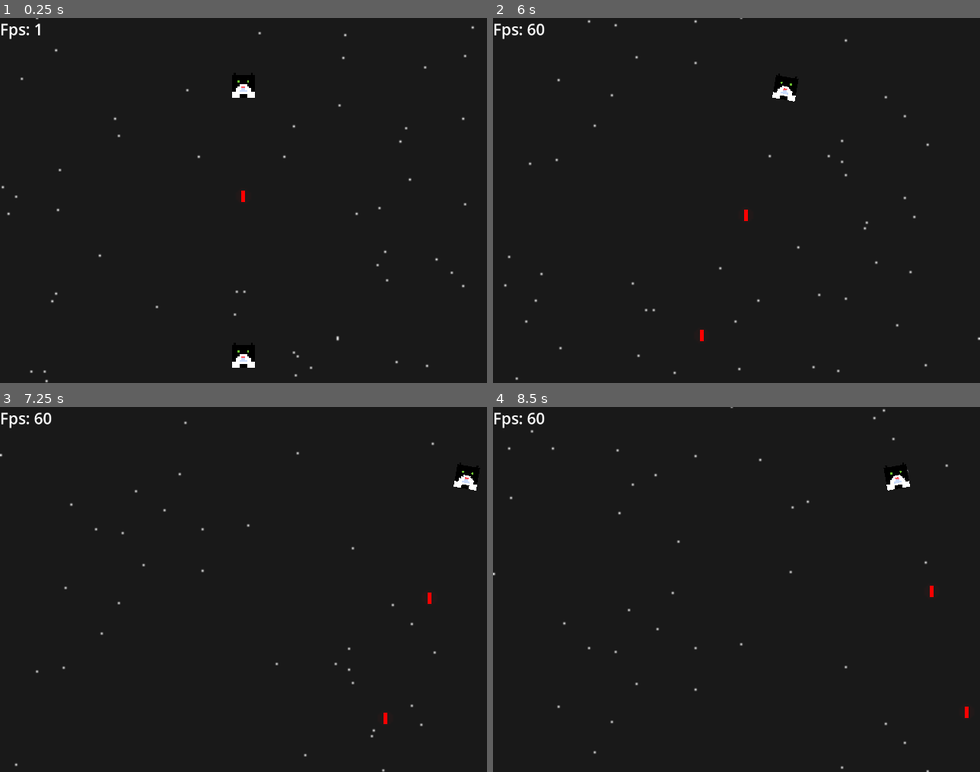
Above: before the commit, frames 1-4 (two rows, left to right).
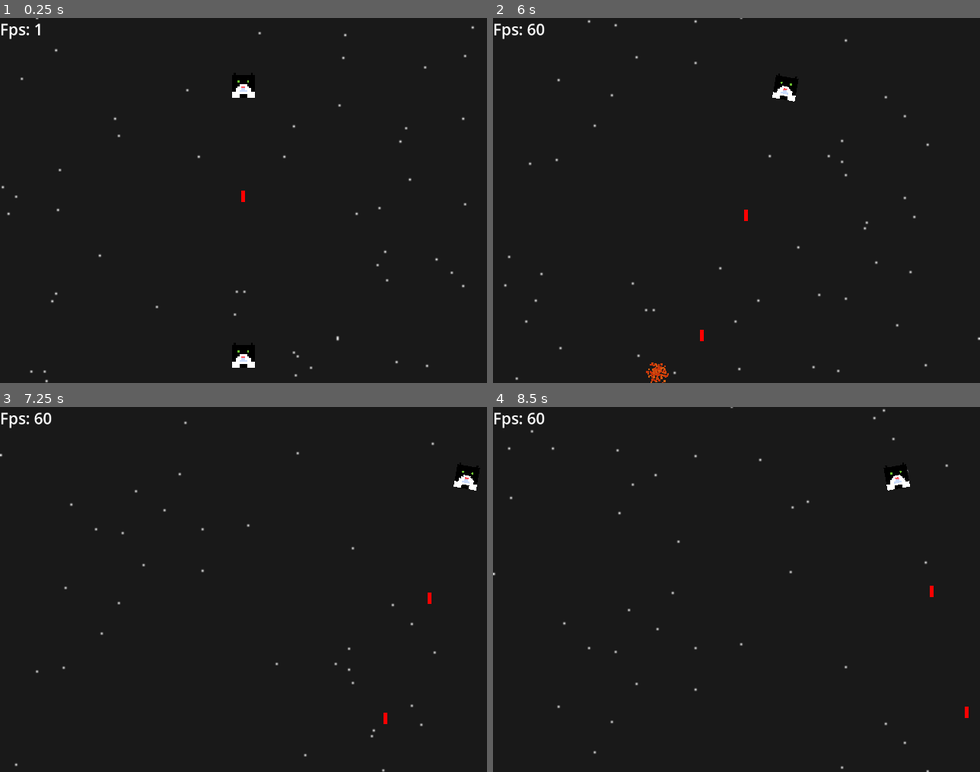
Above: after the commit, the same moments.

Repository: mrborghini/cat-game
Game: Godot game, scene res://Scenes/main.tscn
Two runs of this game, one before a commit and one after it. Both use one fixed random seed, a clock stepped at 60 frames per second and the inputs below.
Inputs (mouse positions are in pixels of both pictures, inside the frame that each line leads up to):
- Up to frame 1 (0.25 s): no input
- Up to frame 2 (6 s): move the mouse to (595, 87) at 0.52 s; hold D (right) 0.53-1.28 s; click (595, 87) at 0.6 s; move the mouse to (639, 218) at 1.27 s; hold A (left) 1.28-2.03 s; click (639, 218) at 1.35 s; move the mouse to (785, 120) at 2.02 s; hold D (right) 2.03-3.53 s; click (785, 120) at 2.1 s; move the mouse to (712, 273) at 2.77 s; click (712, 273) at 2.85 s; move the mouse to (882, 255) at 3.52 s; hold A (left) 3.53-5.78 s; click (882, 255) at 3.6 s; move the mouse to (590, 145) at 4.27 s; click (590, 145) at 4.35 s; move the mouse to (760, 200) at 5.02 s; click (760, 200) at 5.1 s; move the mouse to (663, 109) at 5.77 s; hold D (right) from 5.78 s (still down); click (663, 109) at 5.85 s
- Up to frame 3 (7.25 s): keep holding D (right); move the mouse to (350, 571) at 6.52 s; click (350, 571) at 6.6 s
- Up to frame 4 (8.5 s): move the mouse to (639, 607) at 7.27 s; click (639, 607) at 7.35 s; move the mouse to (785, 509) at 8.02 s; release D (right) at 8.03 s; hold A (left) from 8.03 s (still down); click (785, 509) at 8.1 s

The runs differ from the first frame. In frame 2, 0.1% of the frame differs, in the area x 31-37%, y 94-100%; in frame 3, less than 0.1%; in frame 4, less than 0.1%.

Commit message:
Added explosions

Diff:
--- a/Scenes/projectile.tscn
+++ b/Scenes/projectile.tscn
@@ -1,6 +1,5 @@
-[gd_scene load_steps=6 format=3 uid="uid://cur4rfo3fk6s5"]
+[gd_scene load_steps=5 format=3 uid="uid://cur4rfo3fk6s5"]
 
-[ext_resource type="Texture2D" uid="uid://bcy1wxv0rmbf3" path="res://sprites/fireball.png" id="1_cxcn1"]
 [ext_resource type="Script" path="res://Scripts/projectile.gd" id="1_rlpqv"]
 [ext_resource type="Texture2D" uid="uid://con1je02kaeeo" path="res://sprites/bullet.png" id="2_klm64"]
 
@@ -23,20 +22,17 @@
 position = Vector2(0, -1.84)
 texture = ExtResource("2_klm64")
 
-[node name="PointLight2D" type="PointLight2D" parent="."]
-color = Color(0.333311, 3.76021e-07, 7.21961e-08, 1)
-texture = ExtResource("1_cxcn1")
-
 [node name="Explosion" type="CPUParticles2D" parent="."]
 emitting = false
 amount = 100
 one_shot = true
-explosiveness = 0.3
-randomness = 1.0
+explosiveness = 1.0
+randomness = 0.19
+lifetime_randomness = 0.55
 emission_shape = 1
 emission_sphere_radius = 5.0
-spread = 0.0
+direction = Vector2(0, 0)
 gravity = Vector2(0, 0)
-radial_accel_min = 46.46
-radial_accel_max = 48.48
+radial_accel_min = 5.94
+radial_accel_max = 100.0
 color_ramp = SubResource("Gradient_now52")
--- a/Scripts/entity.gd
+++ b/Scripts/entity.gd
@@ -42,7 +42,6 @@
 
 func shoot(is_enemy: bool = false) -> void:
 	if shoot_blocked:
-		print("shootdelay")
 		return
 
 	shoot_blocked = true
--- a/Scripts/projectile.gd
+++ b/Scripts/projectile.gd
@@ -8,6 +8,10 @@
 @export var damage: int = 5
 @onready var explosion_particle: CPUParticles2D = $Explosion
 
+var has_hit: bool = false
+var particle_played: bool = false
+@onready var sprite: Sprite2D = $Sprite2D
+
 var current_time: float = 0
 
 func _ready() -> void:
@@ -15,12 +19,16 @@
 	connect("body_entered", _on_body_entered)
 
 func _process(delta: float) -> void:
+	handle_hit()
 	# Handle despawn time
 	current_time = current_time + delta
 	if current_time > despawn_time:
 		queue_free()
 
 	# Move the projectile forward
+	if has_hit:
+		return
+
 	var new_pos: float = projectile_speed * delta
 	var current_position: Vector2 = self.position
 
@@ -34,8 +42,20 @@
 	var delta_speed: float = rotation_speed * delta
 	self.rotation_degrees = current_rotation + delta_speed
 
+func handle_hit() -> void:
+	if !has_hit:
+		return
+
+	sprite.apply_scale(Vector2())
+
+	if !particle_played:
+		explosion_particle.emitting = true
+		particle_played = true
+
+	if !explosion_particle.emitting:
+		queue_free()
+
 func _on_body_entered(body: Node) -> void:
 	if body is Entity:
 		body.take_damage(damage)
-		explosion_particle.emitting = true
-		queue_free()
+		has_hit = true
--- a/project.godot
+++ b/project.godot
@@ -31,7 +31,6 @@
 window/size/viewport_width=640
 window/size/viewport_height=480
 window/size/resizable=false
-window/vsync/vsync_mode=0
 window/warnings/int_as_enum_without_match=2
 window/warnings/int_as_enum_without_cast=2
 window/warnings/redundant_await=2
Not shown, added: export_presets.cfg
